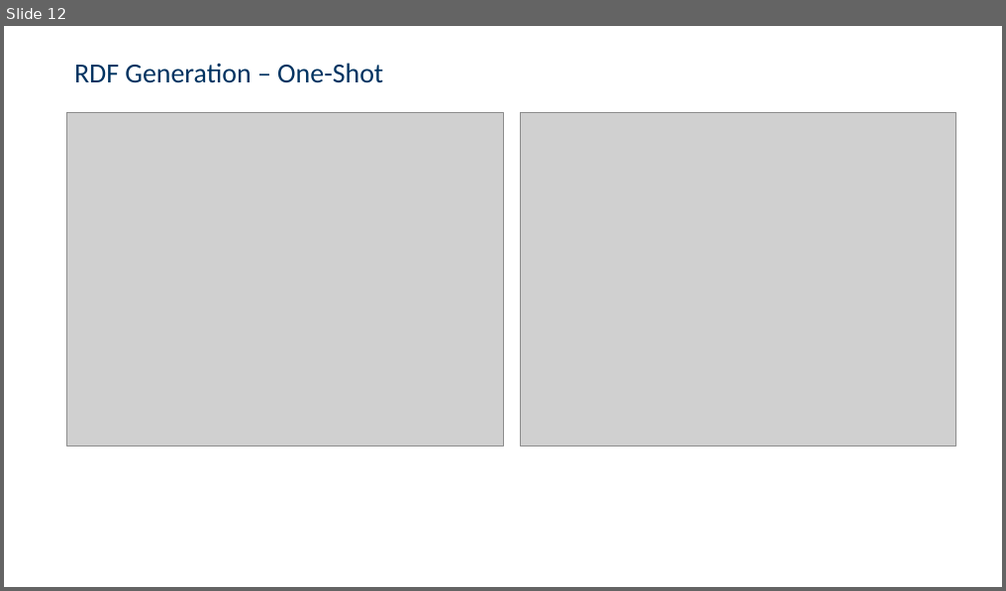
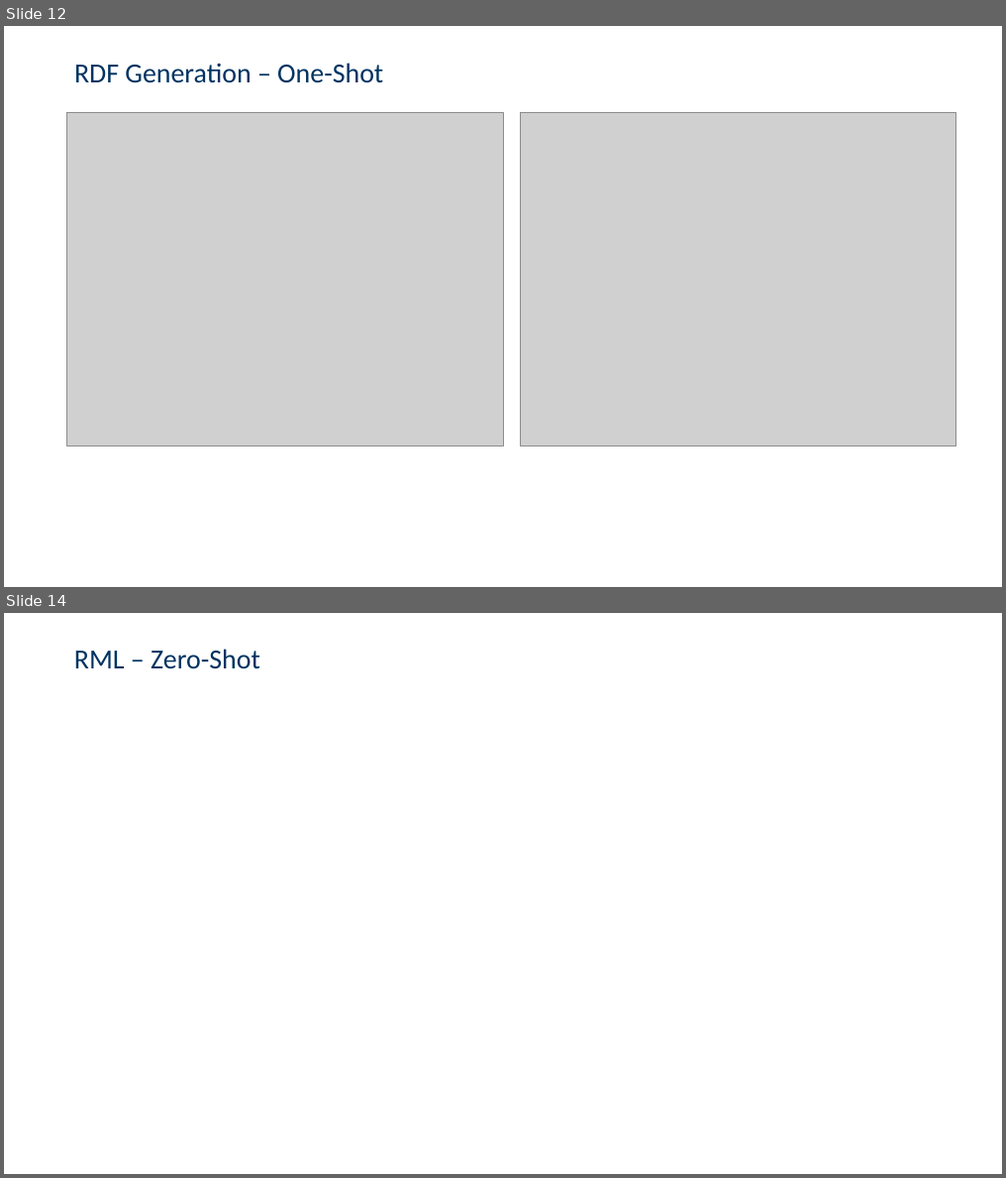
Before and after one commit to csaw5866/smartData, a slide deck: Presentation/final.pptx. Shown one above the other, each under a label of ours: slide 12 before the commit, slides 12 and 14 after it; the slides between them are not shown. The pictures are 1006x591 and 1006x1178 pixels, drawn with LibreOffice and Linux fonts; fonts in the diff are those of the drawing; grey boxes stand for pictures; background and template pictures are left out. Boxes give left, top, right and bottom in pixels: in the first picture for what was removed or moved away, otherwise in the second. Text is boxed around its words. In the diff, an @@ line names an element or a change of style, - is before the commit and + after.

```diff
--- a/Presentation/final.pptx
+++ b/Presentation/final.pptx
@@ slide 14 added at (4, 613, 1002, 1174), background picture (left out) @@
@@ title added at (74, 649, 260, 669), 26.7 pt, text #003361 @@
+RML – Zero-Shot
```
Also in this commit, not shown: 3 other slides added.
